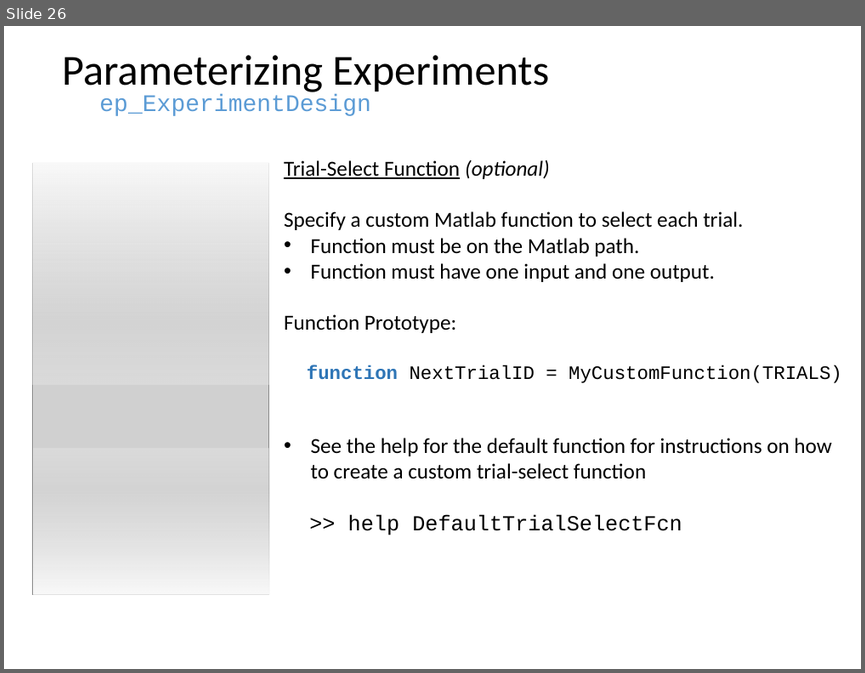
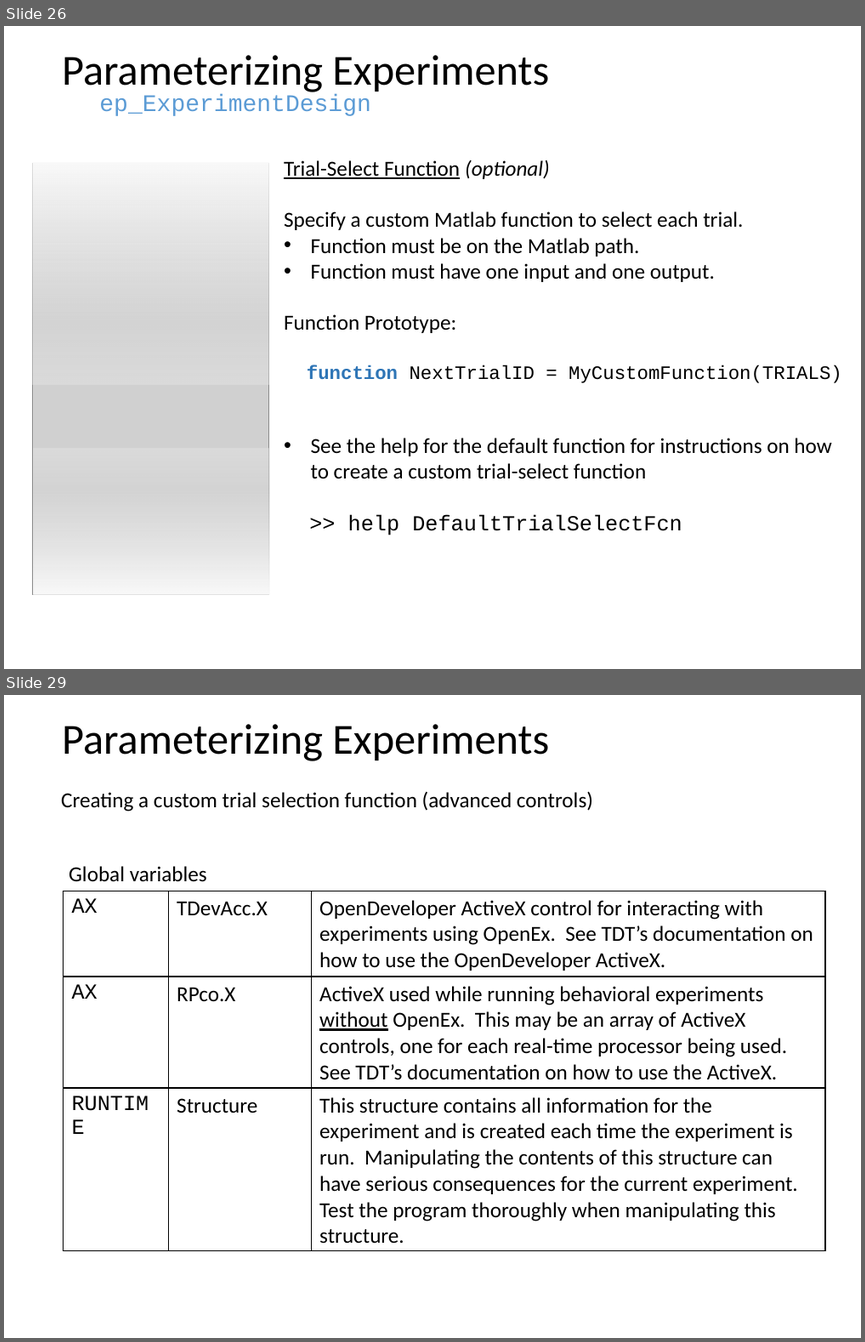
Before and after one commit to dstolz/epsych, a slide deck: trunk/Intro_to_ElectroPsych_Toolbox.pptx. Shown one above the other, each under a label of ours: slide 26 before the commit, slides 26 and 29 after it; the slides between them are not shown. The pictures are 865x673 and 865x1342 pixels, drawn with LibreOffice and Linux fonts; fonts in the diff are those of the drawing; grey boxes stand for pictures. Boxes give left, top, right and bottom in pixels: in the first picture for what was removed or moved away, otherwise in the second. Text is boxed around its words. In the diff, an @@ line names an element or a change of style, - is before the commit and + after.

```diff
--- a/trunk/Intro_to_ElectroPsych_Toolbox.pptx
+++ b/trunk/Intro_to_ElectroPsych_Toolbox.pptx
@@ slide 29 added at (x1=4, y1=695, x2=861, y2=1338), background #FFFFFF @@
@@ text added at (x1=62, y1=724, x2=549, y2=761), 36 pt, text #000000 @@
+Parameterizing Experiments
@@ text added at (x1=61, y1=791, x2=593, y2=811), 18 pt, text #000000 @@
+Creating a custom trial selection function (advanced controls)
@@ text added at (x1=69, y1=866, x2=207, y2=882), 18 pt, text #000000 @@
+Global variables
@@ table added at (x1=64, y1=891, x2=826, y2=1247), 3 rows, 3 columns @@
+AX | TDevAcc.X | OpenDeveloper ActiveX control for interacting with experiments using OpenEx. See TDT’s documentation on how to use the OpenDeveloper ActiveX.
+AX | RPco.X | ActiveX used while running behavioral experiments without OpenEx. This may be an array of ActiveX controls, one for each real-time processor being used. See TDT’s documentation on how to use the ActiveX.
+RUNTIME | Structure | This structure contains all information for the experiment and is created each time the experiment is run. Manipulating the contents of this structure can have serious consequences for the current experiment. Test the program thoroughly when manipulating this structure.
```
Also in this commit, not shown: 4 slides changed, 8 other slides added, 1 slide removed, 4 other files.
